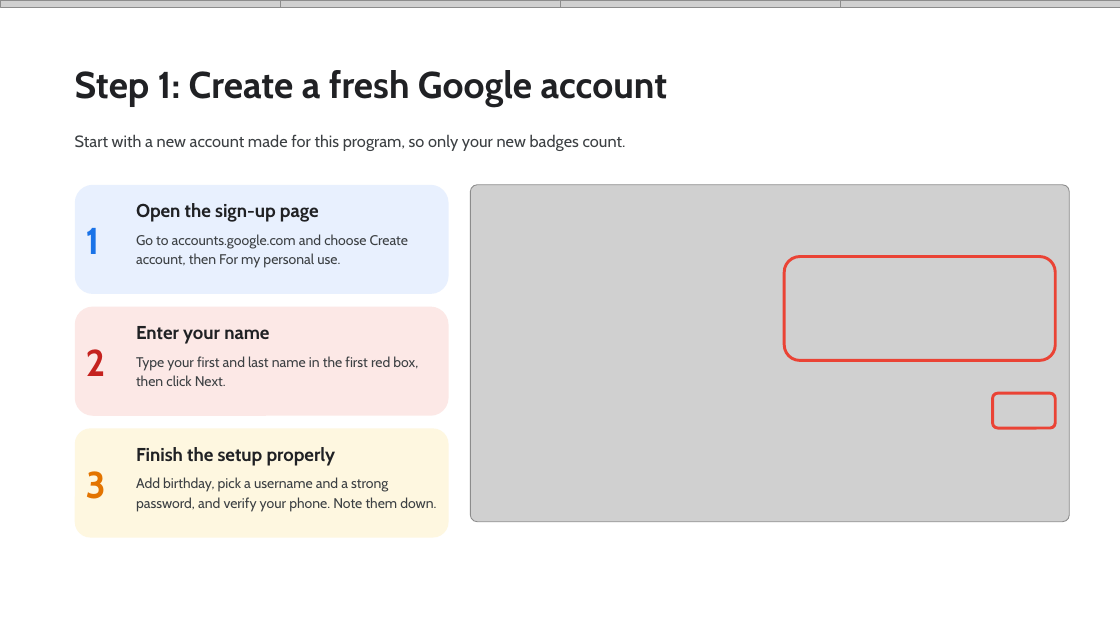
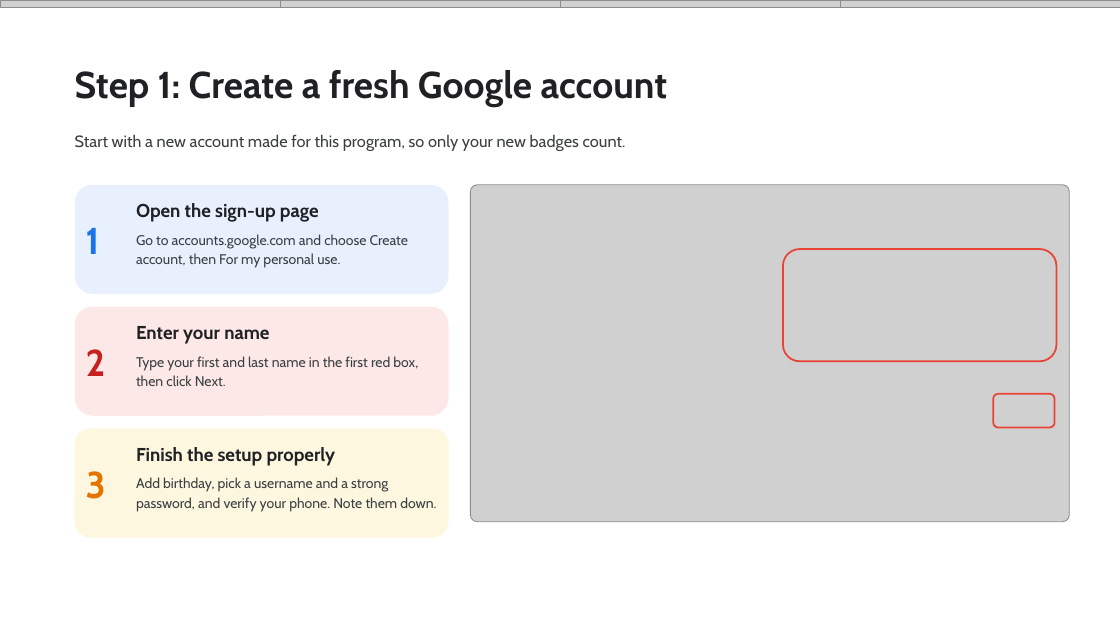
Before and after one commit to Viverun/Realism_Grade, a slide deck: slide 2 of Skill_Boost_Registration_Guide.pptx. Drawn at 1120x630 pixels with LibreOffice and Linux fonts; fonts in the diff are those of the drawing; grey boxes stand for pictures. Boxes give left, top, right and bottom in pixels: in the first picture for what was removed or moved away, otherwise in the second. Text is boxed around its words. In the diff, an @@ line names an element or a change of style, - is before the commit and + after.

```diff
--- a/Skill_Boost_Registration_Guide.pptx
+++ b/Skill_Boost_Registration_Guide.pptx
@@ rounded rectangle at <box>783,249,1057,361</box>: outline #EA4335 2.5 pt to #EA4335 1.5 pt @@
@@ rounded rectangle: place and size @@
-rounded rectangle at <box>785,256,1056,360</box>
+rounded rectangle at <box>783,249,1057,361</box>
@@ rounded rectangle at <box>993,394,1054,428</box>: outline #EA4335 2.5 pt to #EA4335 1.5 pt @@
```
Also in this commit, not shown: 17 other slides changed.
